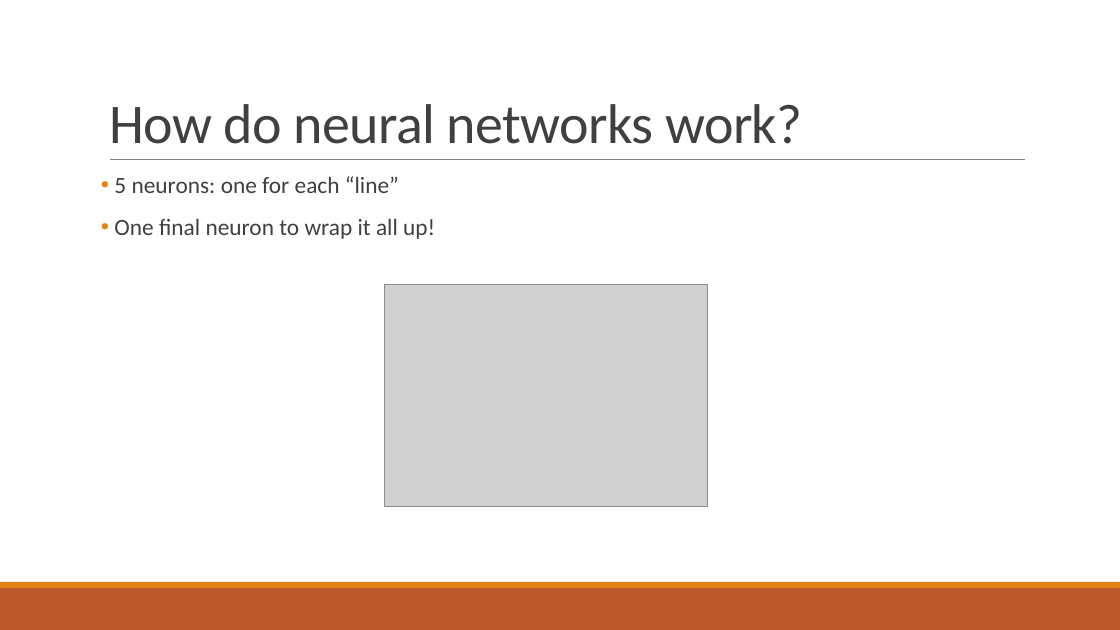
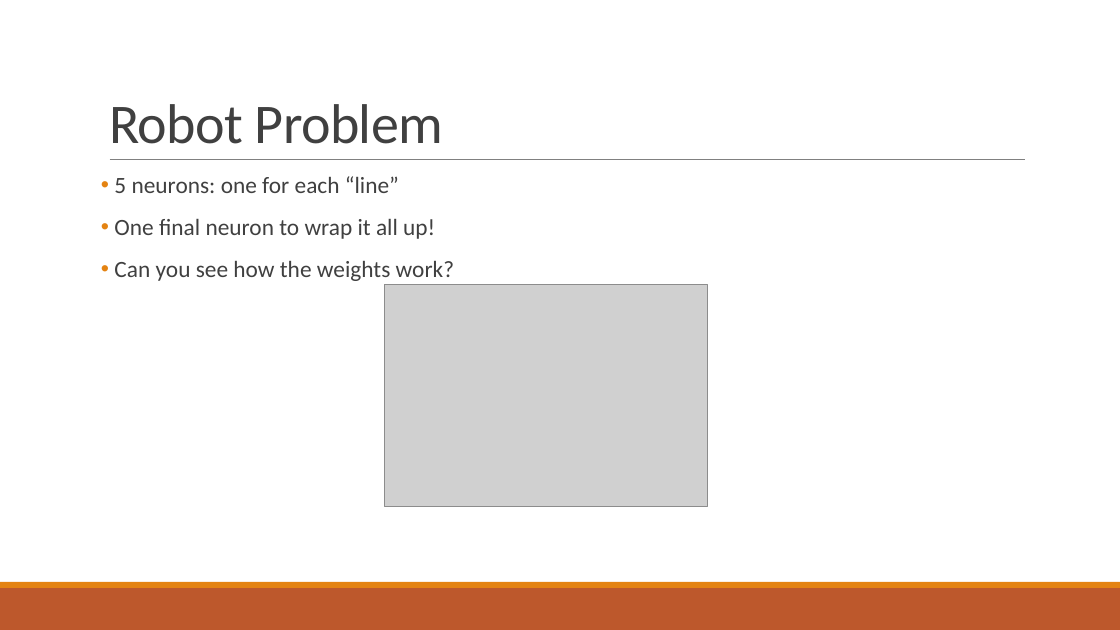
Before and after one commit to santacml/Keras_Talk_IEEE, a slide deck: slide 19 of Talk Files/Yet Another Neural Network Intro (YANNI).pptx. Drawn at 1120x630 pixels with LibreOffice and Linux fonts; fonts in the diff are those of the drawing; grey boxes stand for pictures. Boxes give left, top, right and bottom in pixels: in the first picture for what was removed or moved away, otherwise in the second. Text is boxed around its words. In the diff, an @@ line names an element or a change of style, - is before the commit and + after.

```diff
--- a/Talk Files/Yet Another Neural Network Intro (YANNI).pptx
+++ b/Talk Files/Yet Another Neural Network Intro (YANNI).pptx
@@ title at (109,104,443,144): text changed @@
-How do neural networks work?
+Robot Problem
@@ text at (114,261,454,281): paragraph added @@
+• Can you see how the weights work?
```
Also in this commit, not shown: 14 other slides changed, 4 slides added.
